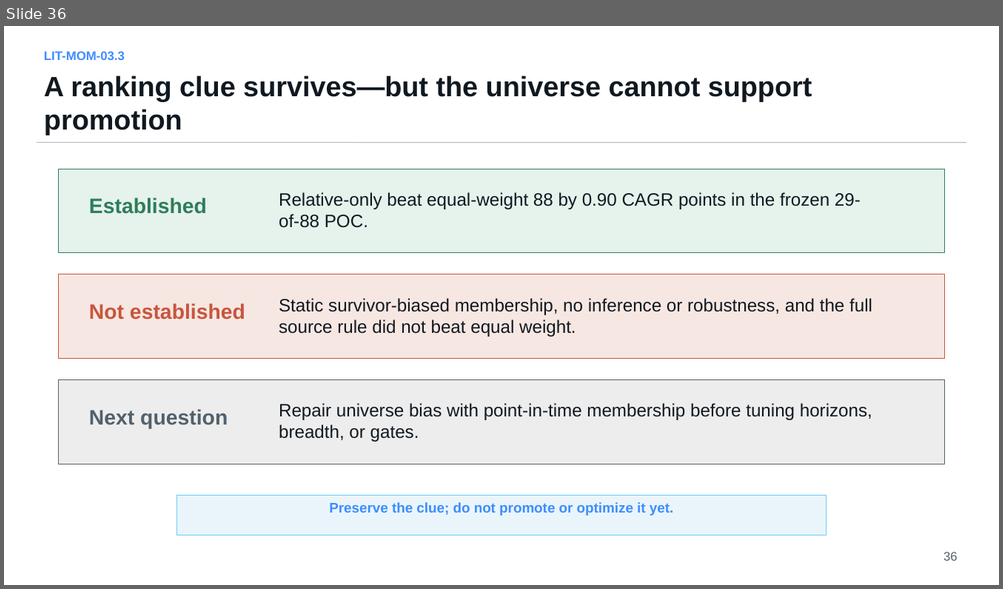
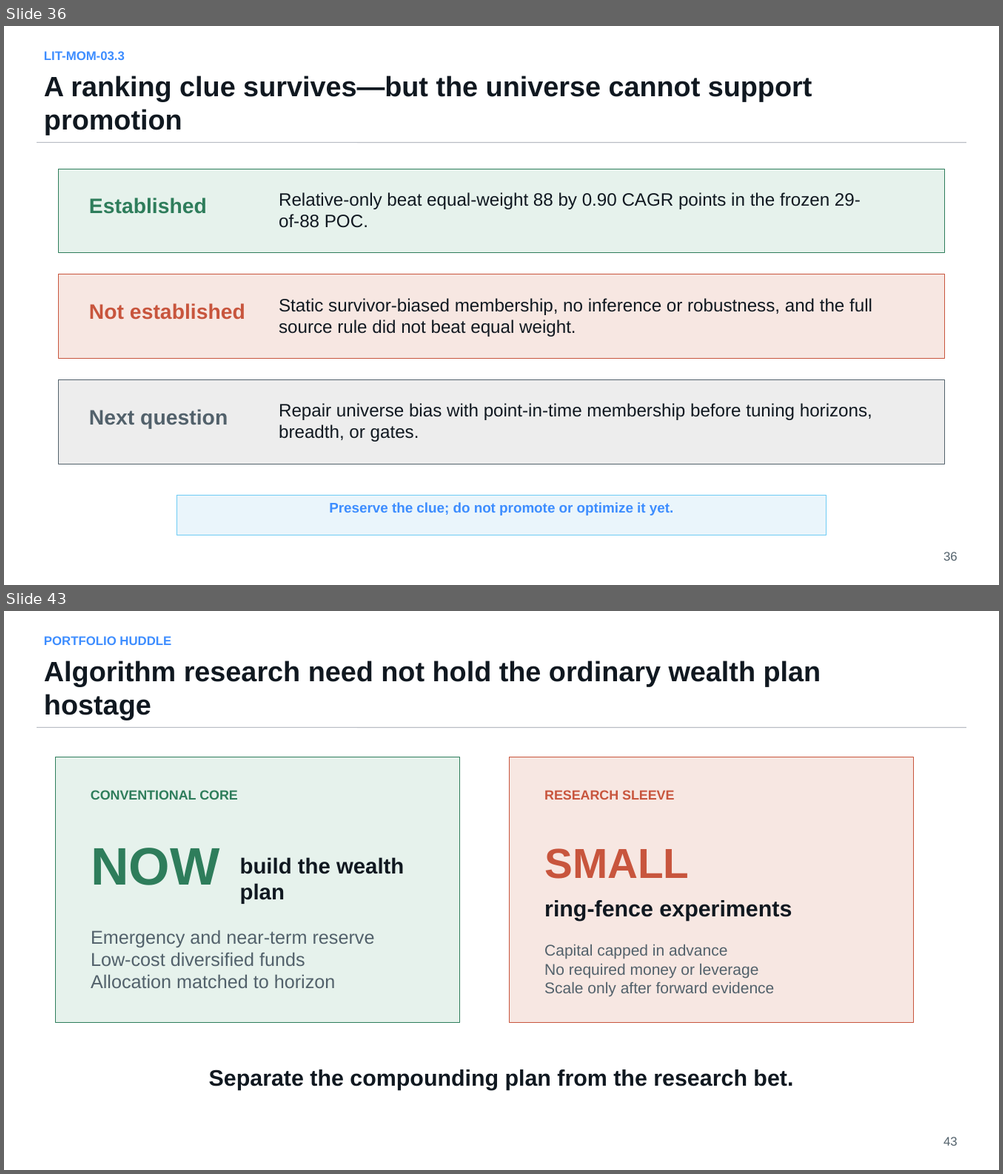
Before and after one commit to Francisc0Franc0/Time-Series-Modeling-Gen5, a slide deck: literature_studies/presentations/gen5_lit_mom_03_1_dual_momentum_study.pptx. Shown one above the other, each under a label of ours: slide 36 before the commit, slides 36 and 43 after it; the slides between them are not shown. The pictures are 1003x589 and 1003x1174 pixels, drawn with LibreOffice and Linux fonts; fonts in the diff are those of the drawing. Boxes give left, top, right and bottom in pixels: in the first picture for what was removed or moved away, otherwise in the second. Text is boxed around its words. In the diff, an @@ line names an element or a change of style, - is before the commit and + after.

```diff
--- a/literature_studies/presentations/gen5_lit_mom_03_1_dual_momentum_study.pptx
+++ b/literature_studies/presentations/gen5_lit_mom_03_1_dual_momentum_study.pptx
@@ slide 43 added at (x1=4, y1=611, x2=999, y2=1170), background #FFFFFF @@
@@ text added at (x1=44, y1=636, x2=171, y2=645), 12 pt, text #3D8DFF, bold @@
+PORTFOLIO HUDDLE
@@ text added at (x1=44, y1=661, x2=821, y2=720), 27 pt, text #101820, bold @@
+Algorithm research need not hold the ordinary wealth plan hostage
@@ line added from (37, 727) to (967, 727), #B8BCC4 0.75 pt @@
@@ rectangle added at (x1=56, y1=758, x2=460, y2=1023), fill #E6F2EC, outline #2E7D5B 0.75 pt @@
@@ rectangle added at (x1=509, y1=758, x2=913, y2=1023), fill #F7E7E2, outline #C8553D 0.75 pt @@
@@ text added at (x1=91, y1=790, x2=238, y2=800), 12.8 pt, text #2E7D5B, bold @@
+CONVENTIONAL CORE
@@ text added at (x1=544, y1=790, x2=674, y2=800), 12.8 pt, text #C8553D, bold @@
+RESEARCH SLEEVE
@@ text added at (x1=91, y1=848, x2=219, y2=886), 51 pt, text #2E7D5B, bold @@
+NOW
@@ text added at (x1=544, y1=849, x2=688, y2=879), 40.5 pt, text #C8553D, bold @@
+SMALL
@@ text added at (x1=240, y1=857, x2=404, y2=904), 21 pt, text #101820, bold @@
+build the wealth plan
@@ text added at (x1=544, y1=900, x2=791, y2=921), 21.8 pt, text #101820, bold @@
+ring-fence experiments
@@ text added at (x1=91, y1=931, x2=375, y2=988), 18 pt, text #52616B @@
+Emergency and near-term reserve
+Low-cost diversified funds
+Allocation matched to horizon
@@ text added at (x1=544, y1=945, x2=774, y2=997), 15 pt, text #52616B @@
+Capital capped in advance
+No required money or leverage
+Scale only after forward evidence
@@ text added at (x1=209, y1=1070, x2=793, y2=1091), 21.8 pt, text #101820, bold @@
+Separate the compounding plan from the research bet.
@@ text added at (x1=943, y1=1137, x2=957, y2=1146), 12 pt, text #52616B @@
+43
```
Also in this commit, not shown: 1 slide changed, 6 other slides added, 10 other files.
